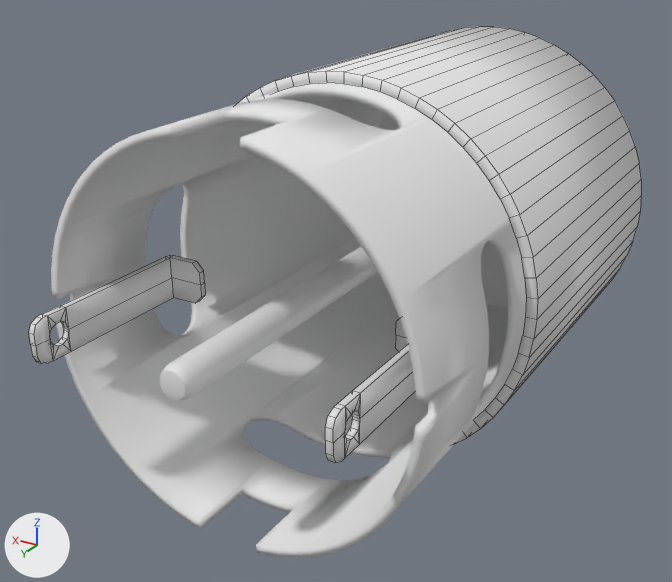
Renders of the Blender file motors/RS-550 VC 18V 14teeth.blend from each side of a commit.
Both versions are drawn from a camera (50 mm lens) standing at (-0.0408, 0.0789, 0.033) and looking at (0.005, 0.0024, -0.0052). Every picture has the same lights, and +X, +Y and +Z are marked at lower left. Mesh edges are drawn as thin lines on the coarser meshes.

The first picture shows 'axis', 'base', 'contacts', 'cover'.
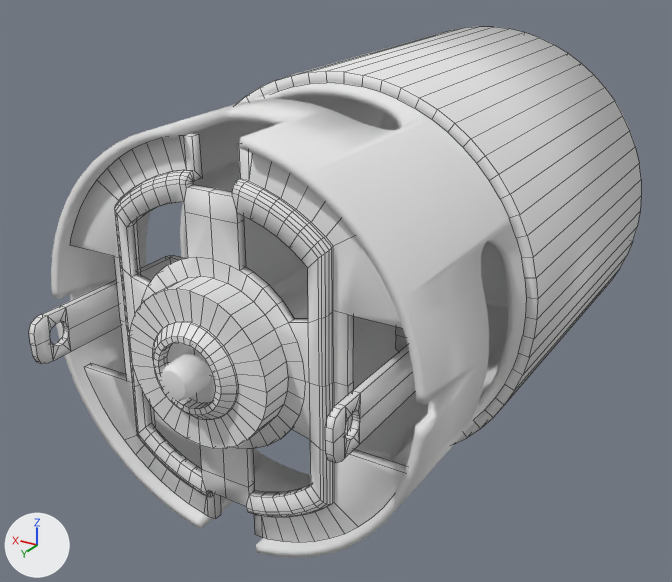
Commit message: Update RS-550 VC 18V 14teeth.blend
back cover

Edits to the bpy script that builds the scene:
```text
Add me_cylinder_002:
    me_cylinder_002.from_pydata(...)  # 163 vertices, 124 faces; spans x 0.0..0.016, y 0.0275..0.0323, z 0.0..0.0167
    me_cylinder_002.polygons.foreach_set('use_smooth', [True] * 124)
Add ob_back:
    ob_back = bpy.data.objects.new('back', me_cylinder_002)
    ob_back.location = (0.0, 0.0, 0.0)
    _m = ob_back.modifiers.new('Mirror', 'MIRROR')
    _m.use_axis = (True, False, True)
    _m = ob_back.modifiers.new('Solidify', 'SOLIDIFY')
    _m.thickness = 0.0008
    _m.use_even_offset = True
```

What differs and where, as boxes (x1, y1, x2, y2) in the pictures (672 x 582 px):
'back', added
    after: (70, 133, 406, 542)
'axis', unchanged, covered by the edit
    before: (160, 247, 377, 401)
    after: (160, 279, 308, 401)
